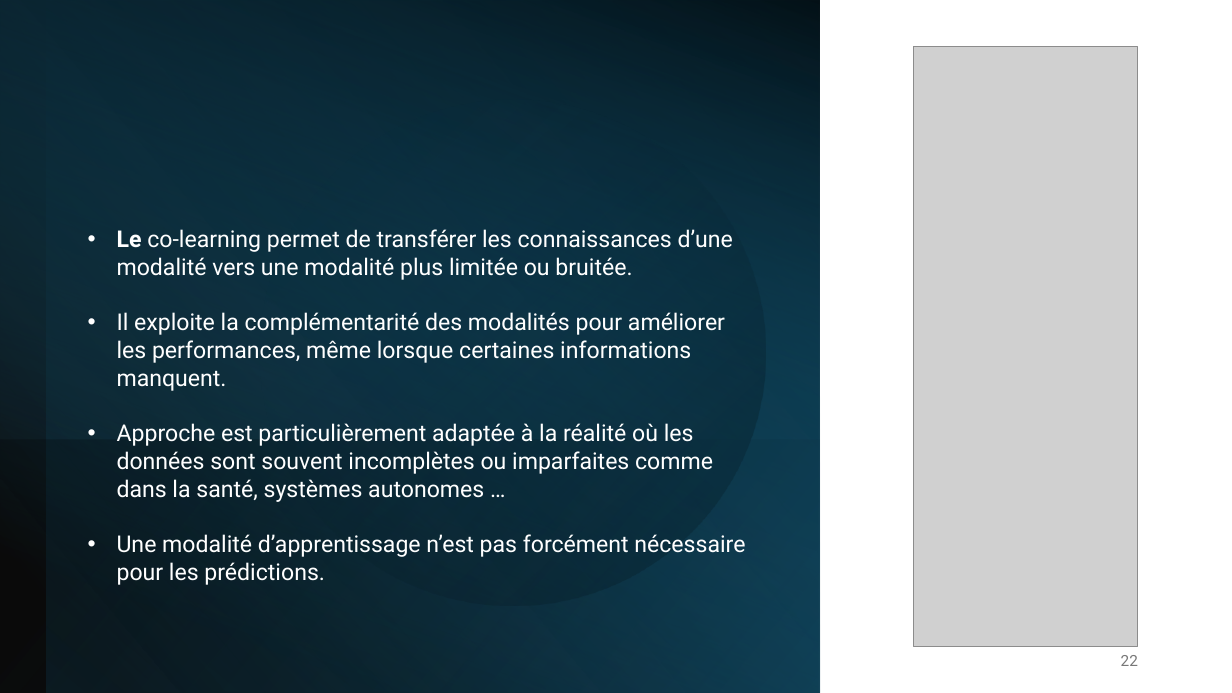
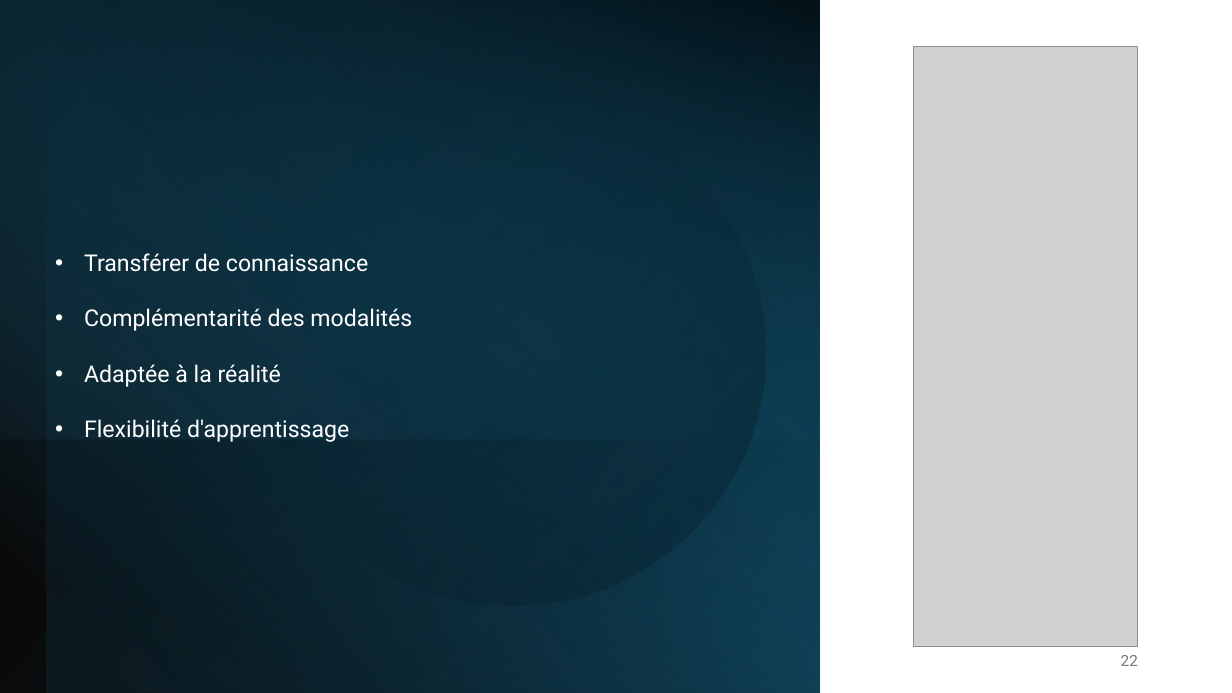
Before and after one commit to IzowRM/Stage-Cetic, a slide deck: slide 22 of Doc Slide/Presentation_du_27_01.pptx. Drawn at 1232x693 pixels with LibreOffice and Linux fonts; fonts in the diff are those of the drawing; grey boxes stand for pictures. Boxes give left, top, right and bottom in pixels: in the first picture for what was removed or moved away, otherwise in the second. Text is boxed around its words. In the diff, an @@ line names an element or a change of style, - is before the commit and + after.

```diff
--- a/Doc Slide/Presentation_du_27_01.pptx
+++ b/Doc Slide/Presentation_du_27_01.pptx
@@ text at <box>84,253,412,442</box>: text changed @@
-• Le co-learning permet de transférer les connaissances d’une modalité vers une modalité plus limitée ou bruitée.
-• Il exploite la complémentarité des modalités pour améliorer les performances, même lorsque certaines informations manquent.
-• Approche est particulièrement adaptée à la réalité où les données sont souvent incomplètes ou imparfaites comme dans la santé, systèmes autonomes …
-• Une modalité d’apprentissage n’est pas forcément nécessaire pour les prédictions.
+• Transférer de connaissance
+• Complémentarité des modalités
+• Adaptée à la réalité
+• Flexibilité d'apprentissage
```
Also in this commit, not shown: 9 other slides changed, 1 slide added, 6 slides removed, 3 other files.
